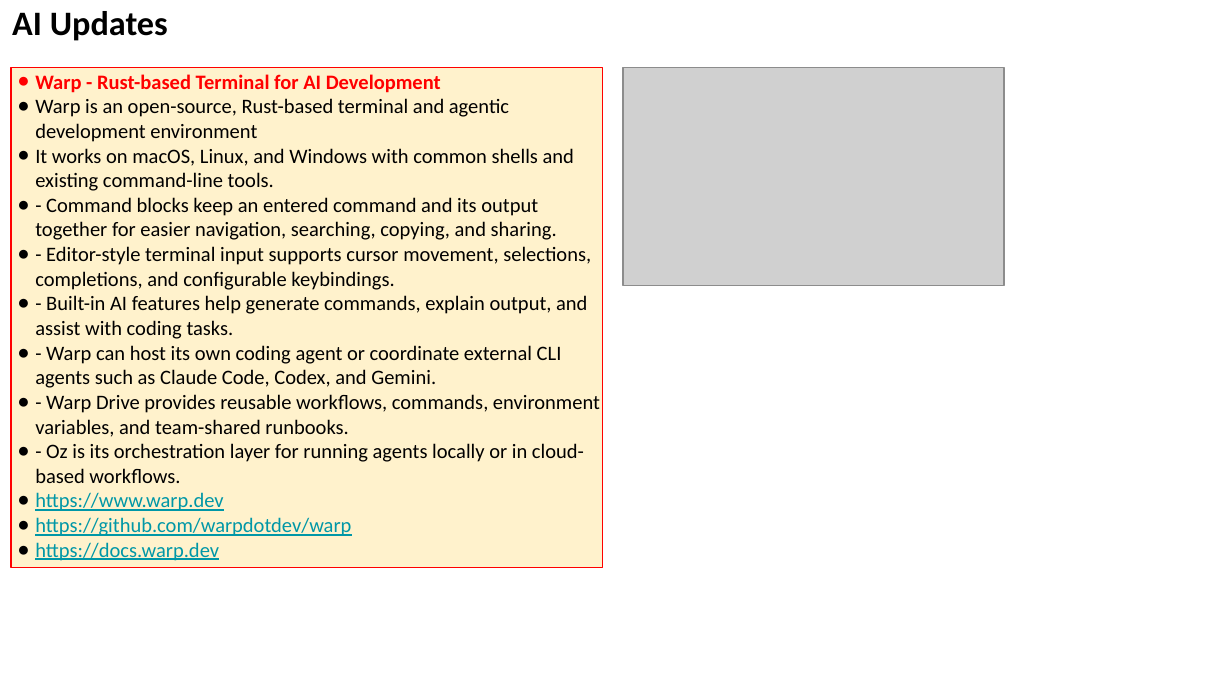
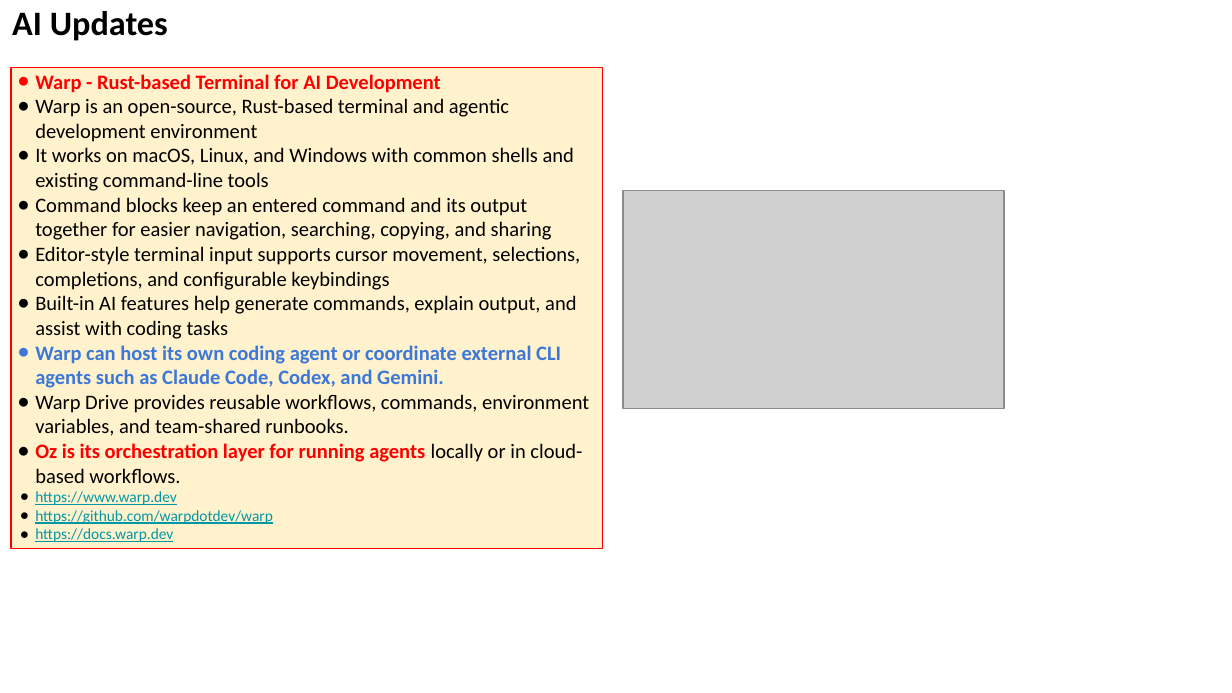
Before and after one commit to lselector/seminar, a slide deck: slide 20 of 2026/2026-08-21-AI-Updates.pptx. Drawn at 1232x693 pixels with LibreOffice and Linux fonts; fonts in the diff are those of the drawing; grey boxes stand for pictures. Boxes give left, top, right and bottom in pixels: in the first picture for what was removed or moved away, otherwise in the second. Text is boxed around its words. In the diff, an @@ line names an element or a change of style, - is before the commit and + after.

```diff
--- a/2026/2026-08-21-AI-Updates.pptx
+++ b/2026/2026-08-21-AI-Updates.pptx
@@ rectangle "Warp - Rust-based Terminal for ...": place and size @@
-rectangle "Warp - Rust-based Terminal for ..." at [11, 68, 602, 568]
+rectangle "Warp - Rust-based Terminal for ..." at [11, 68, 602, 549]
@@ text in rectangle at [35, 147, 589, 483]: text changed @@
-● It works on macOS, Linux, and Windows with common shells and existing command-line tools.
-● - Command blocks keep an entered command and its output together for easier navigation, searching, copying, and sharing.
-● - Editor-style terminal input supports cursor movement, selections, completions, and configurable keybindings.
-● - Built-in AI features help generate commands, explain output, and assist with coding tasks.
-● - Warp can host its own coding agent or coordinate external CLI agents such as Claude Code, Codex, and Gemini.
-● - Warp Drive provides reusable workflows, commands, environment variables, and team-shared runbooks.
-● - Oz is its orchestration layer for running agents locally or in cloud-based workflows.
+● It works on macOS, Linux, and Windows with common shells and existing command-line tools
+● Command blocks keep an entered command and its output together for easier navigation, searching, copying, and sharing
+● Editor-style terminal input supports cursor movement, selections, completions, and configurable keybindings
+● Built-in AI features help generate commands, explain output, and assist with coding tasks
+● Warp can host its own coding agent or coordinate external CLI agents such as Claude Code, Codex, and Gemini.
+● Warp Drive provides reusable workflows, commands, environment variables, and team-shared runbooks.
+● Oz is its orchestration layer for running agents locally or in cloud-based workflows.
@@ picture: place and size @@
-picture at [623, 68, 1004, 286]
+picture at [623, 191, 1004, 409]
@@ text in rectangle at [35, 491, 273, 542]: size 12 to 9 pt in "https://www.warp.dev", "https://github.com/warpdotdev/warp", "https://docs.warp.dev"; indent changed @@
```
Also in this commit, not shown: 22 other slides changed, 5 slides added, 4 slides removed.
